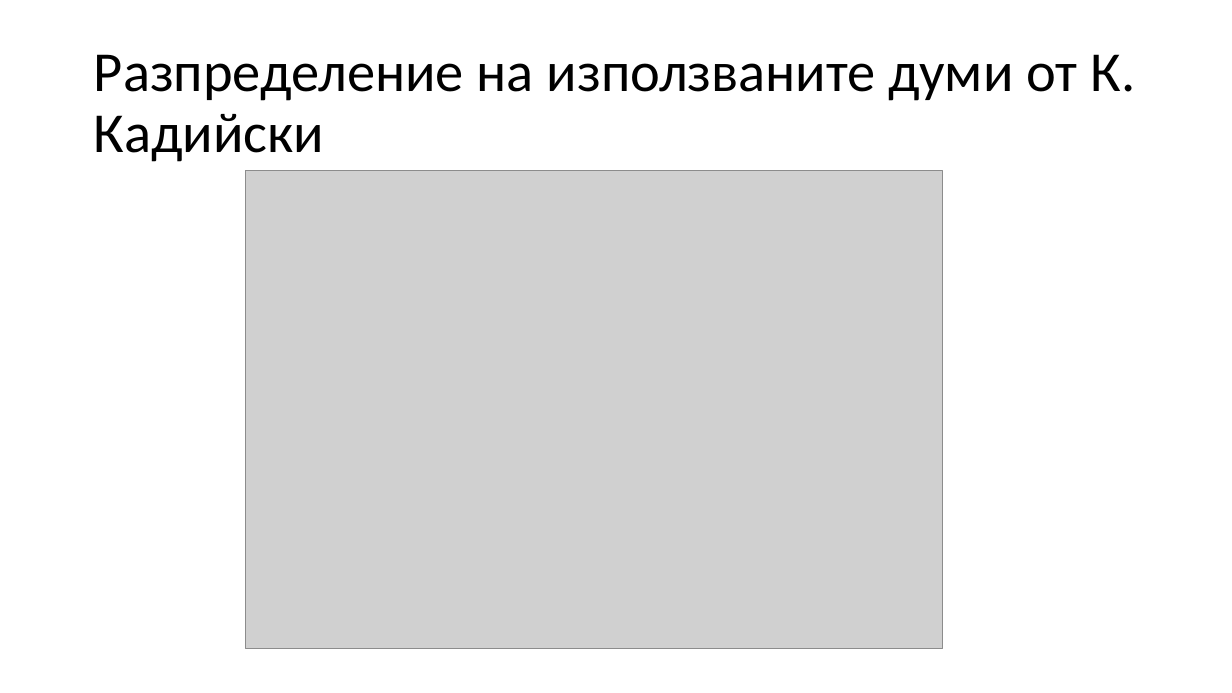
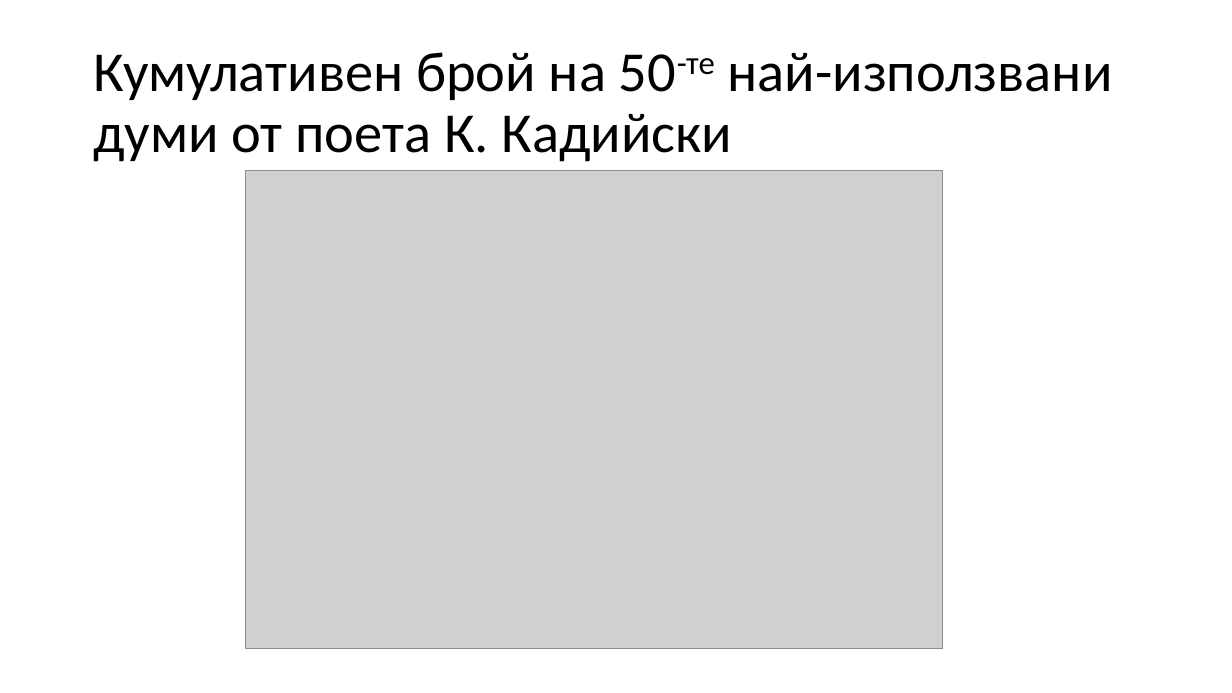
Before and after one commit to ninaanatchkova/literature, a slide deck: slide 7 of presentation/Честотния речник на поета Кирил Кадийски.pptx (slide 9 before the commit). Drawn at 1232x693 pixels with LibreOffice and Linux fonts; fonts in the diff are those of the drawing; grey boxes stand for pictures. Boxes give left, top, right and bottom in pixels: in the first picture for what was removed or moved away, otherwise in the second. Text is boxed around its words. In the diff, an @@ line names an element or a change of style, - is before the commit and + after.

```diff
--- a/presentation/Честотния речник на поета Кирил Кадийски.pptx
+++ b/presentation/Честотния речник на поета Кирил Кадийски.pptx
@@ title at (94, 52, 1113, 162): text changed @@
-Разпределение на използваните думи от К. Кадийски
+Кумулативен брой на 50-те най-използвани думи от поета К. Кадийски
```
Also in this commit, not shown: 2 other slides changed, 5 slides added, 3 slides removed, 8 other files.
